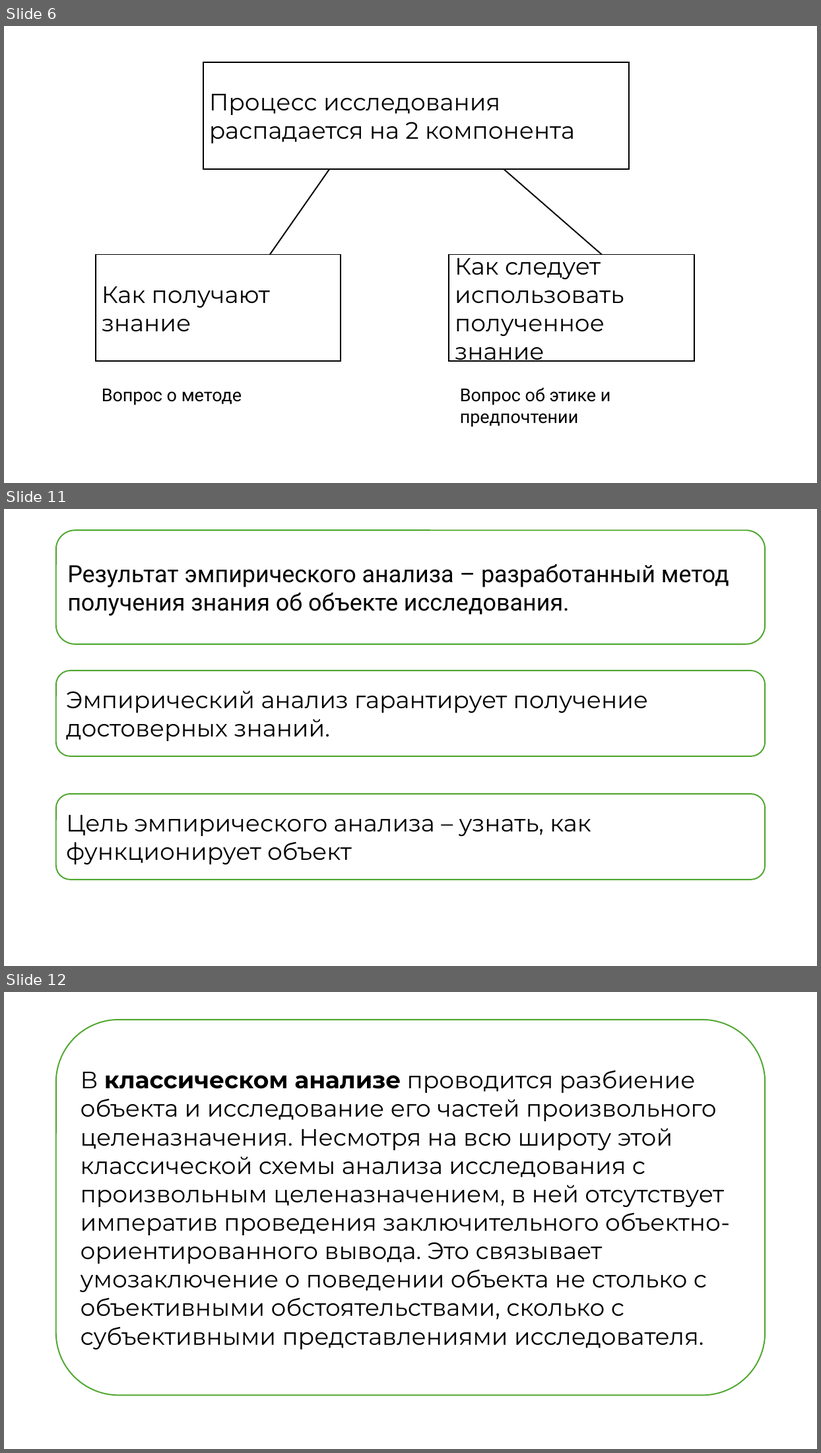
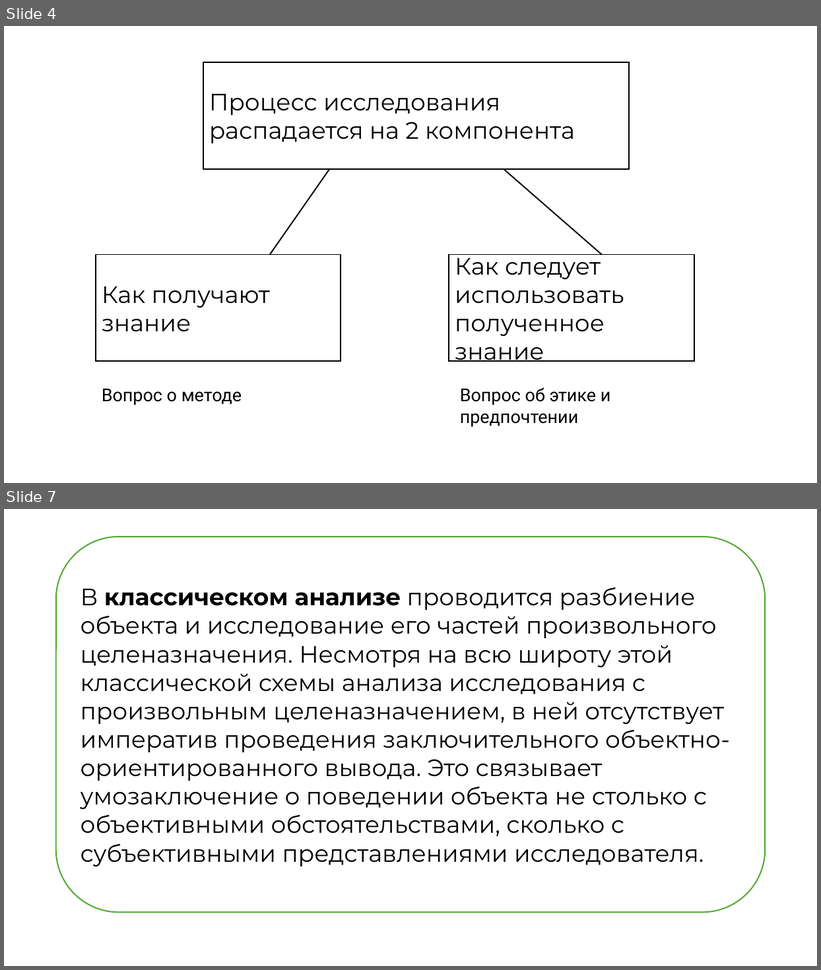
Before and after one commit to kuskas112/Labs, a slide deck: Основы системного анализа/lab1/lab1.pptx. Shown one above the other, each under a label of ours: slides 6, 11 and 12 before the commit, slides 4 and 7 after it; the slides between them are not shown. The pictures are 821x1453 and 821x970 pixels, drawn with LibreOffice and Linux fonts; fonts in the diff are those of the drawing. Boxes give left, top, right and bottom in pixels: in the first picture for what was removed or moved away, otherwise in the second. Text is boxed around its words. In the diff, an @@ line names an element or a change of style, - is before the commit and + after.

```diff
--- a/Основы системного анализа/lab1/lab1.pptx
+++ b/Основы системного анализа/lab1/lab1.pptx
@@ slide 11 removed at (4,509,817,966), background #FFFFFF @@
@@ rounded rectangle removed at (56,530,765,644) @@
-Результат эмпирического анализа – разработанный метод получения знания об объекте исследования.
@@ rounded rectangle removed at (56,671,765,757) @@
-Эмпирический анализ гарантирует получение достоверных знаний.
@@ rounded rectangle removed at (56,794,765,880) @@
-Цель эмпирического анализа – узнать, как функционирует объект
@@ what was slide 6 is now slide 4 @@
@@ what was slide 12 is now slide 7 @@
```
Also in this commit, not shown: 5 slides changed, 1 slide added, 7 other slides removed.
